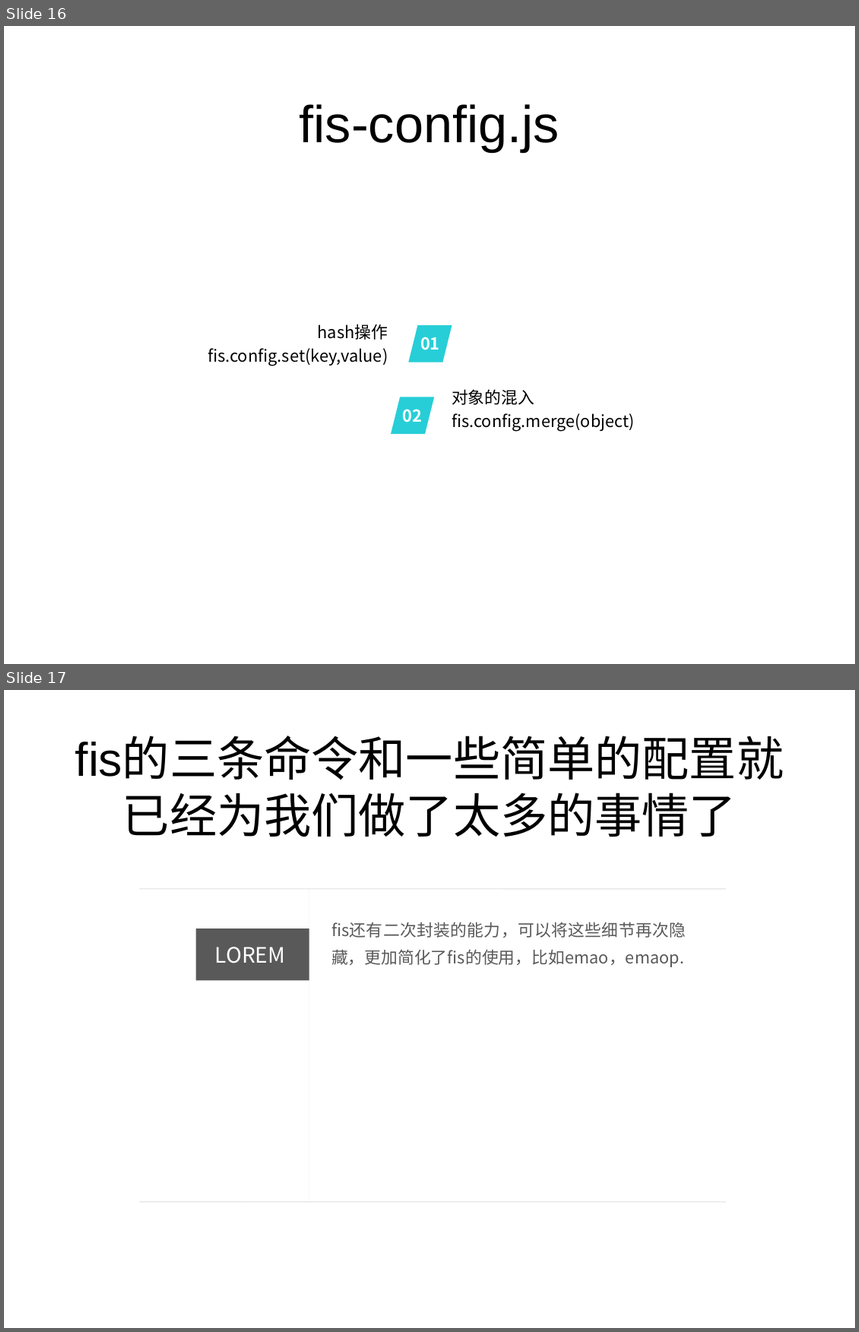
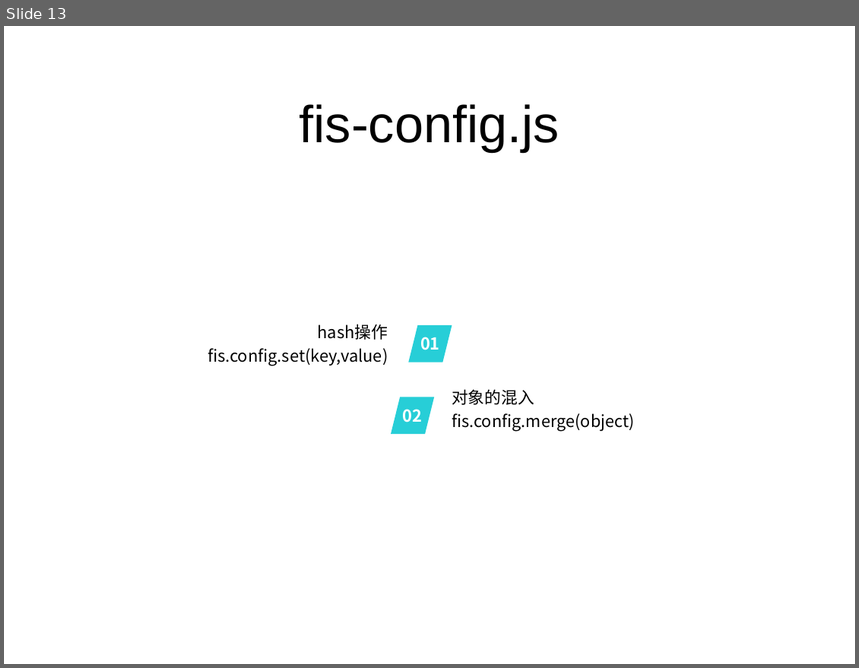
Before and after one commit to somenotes/fis, a slide deck: fis学习.ppt. Shown one above the other, each under a label of ours: slides 16 and 17 before the commit, slide 13 after it. The pictures are 859x1332 and 859x668 pixels, drawn with LibreOffice and Linux fonts; fonts in the diff are those of the drawing. Boxes give left, top, right and bottom in pixels: in the first picture for what was removed or moved away, otherwise in the second. Text is boxed around its words. In the diff, an @@ line names an element or a change of style, - is before the commit and + after.

```diff
--- a/fis学习.ppt
+++ b/fis学习.ppt
@@ slide 17 removed at [4, 690, 855, 1328], background #FFFFFF @@
@@ title removed at [63, 724, 797, 847] @@
-fis的三条命令和一些简单的配置就已经为我们做了太多的事情了
@@ line removed from (139, 889) to (726, 889) @@
@@ line removed from (310, 889) to (310, 1201) @@
@@ rectangle removed at [196, 929, 310, 981] @@
-LOREM
@@ text removed at [332, 922, 686, 967] @@
-fis还有二次封装的能力，可以将这些细节再次隐藏，更加简化了fis的使用，比如emao，emaop.
@@ line removed from (139, 1202) to (726, 1202) @@
@@ what was slide 16 is now slide 13 @@
```
Also in this commit, not shown: 9 slides changed, 6 slides added, 1 other file.
